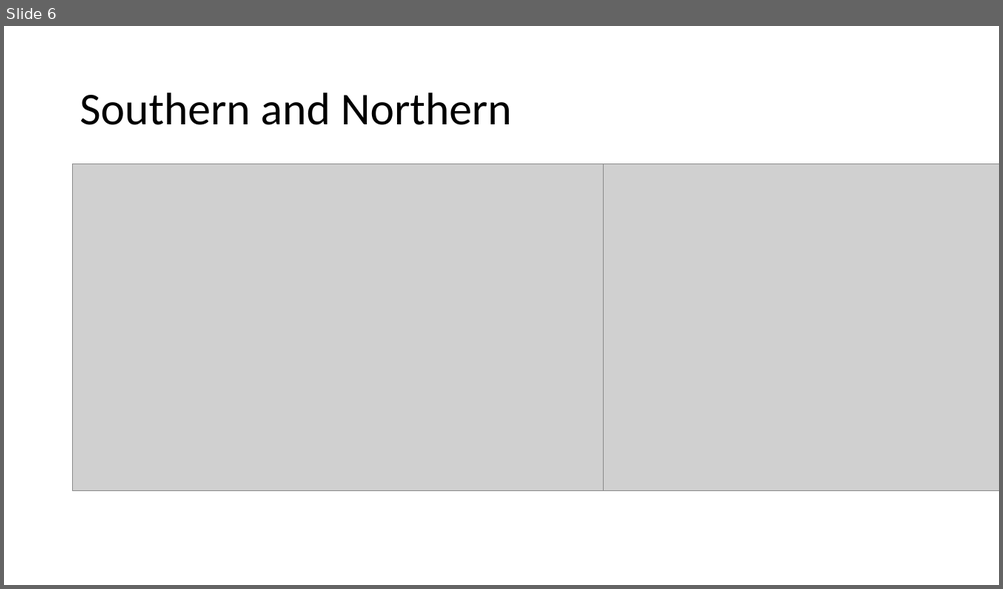
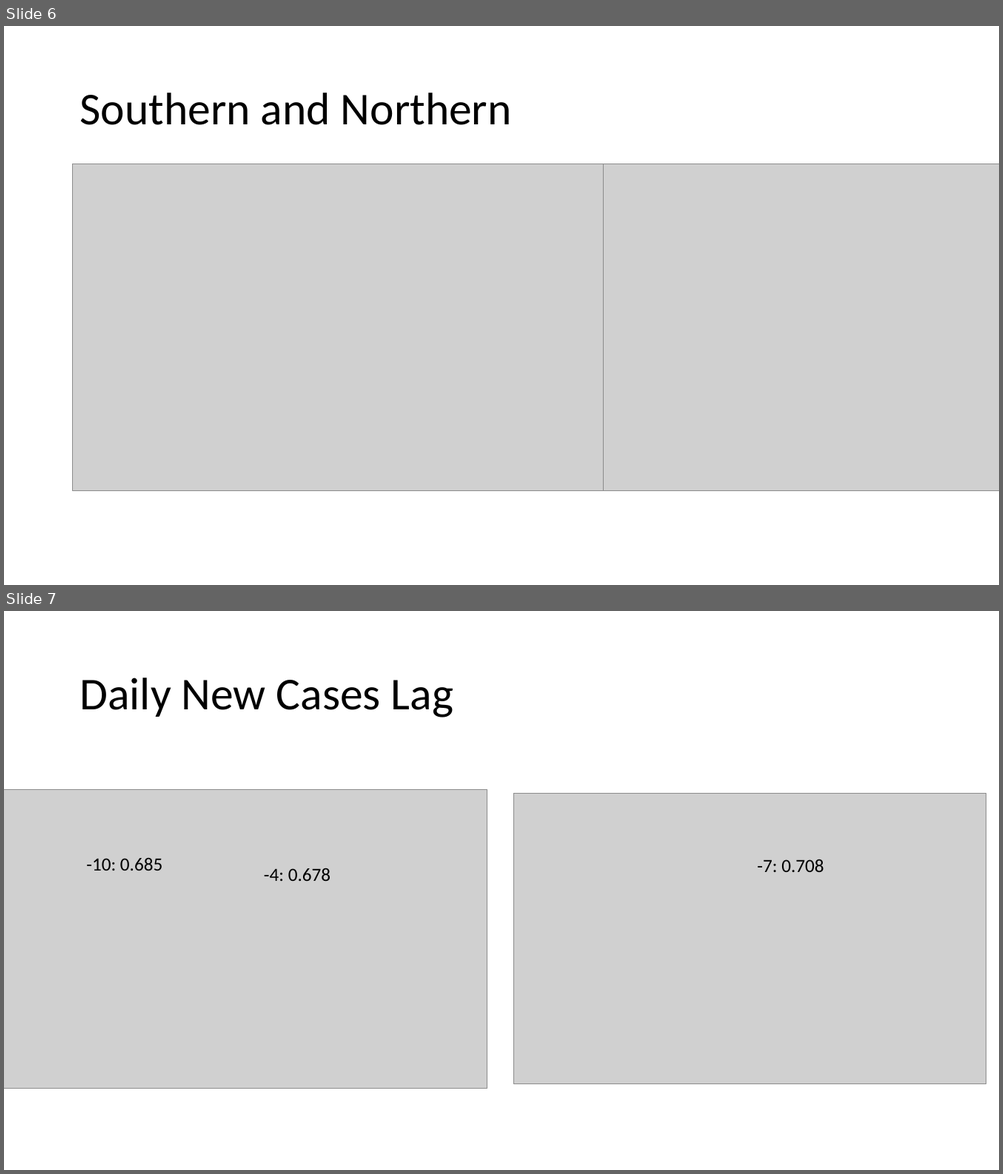
Before and after one commit to YJZhang77/Covid-git, a slide deck: results.pptx. Shown one above the other, each under a label of ours: slide 6 before the commit, slides 6 and 7 after it. The pictures are 1003x589 and 1003x1174 pixels, drawn with LibreOffice and Linux fonts; fonts in the diff are those of the drawing; grey boxes stand for pictures. Boxes give left, top, right and bottom in pixels: in the first picture for what was removed or moved away, otherwise in the second. Text is boxed around its words. In the diff, an @@ line names an element or a change of style, - is before the commit and + after.

```diff
--- a/results.pptx
+++ b/results.pptx
@@ slide 7 added at (x1=4, y1=611, x2=999, y2=1170), background #FFFFFF @@
@@ title added at (x1=79, y1=678, x2=453, y2=718), 44 pt, text #000000 @@
+Daily New Cases Lag
@@ picture added at (x1=4, y1=789, x2=486, y2=1088) @@
@@ picture added at (x1=514, y1=794, x2=985, y2=1085) @@
@@ text added at (x1=86, y1=858, x2=162, y2=871), 18 pt, text #000000 @@
+-10: 0.685
@@ text added at (x1=264, y1=869, x2=330, y2=881), 18 pt, text #000000 @@
+-4: 0.678
@@ text added at (x1=757, y1=860, x2=823, y2=872), 18 pt, text #000000 @@
+-7: 0.708
```
Also in this commit, not shown: 5 other slides added.
